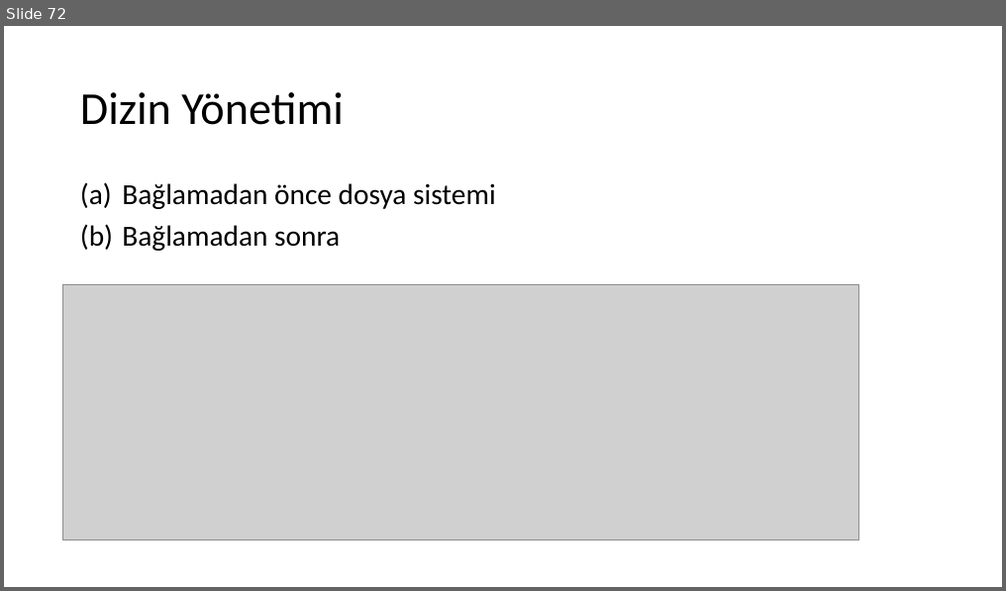
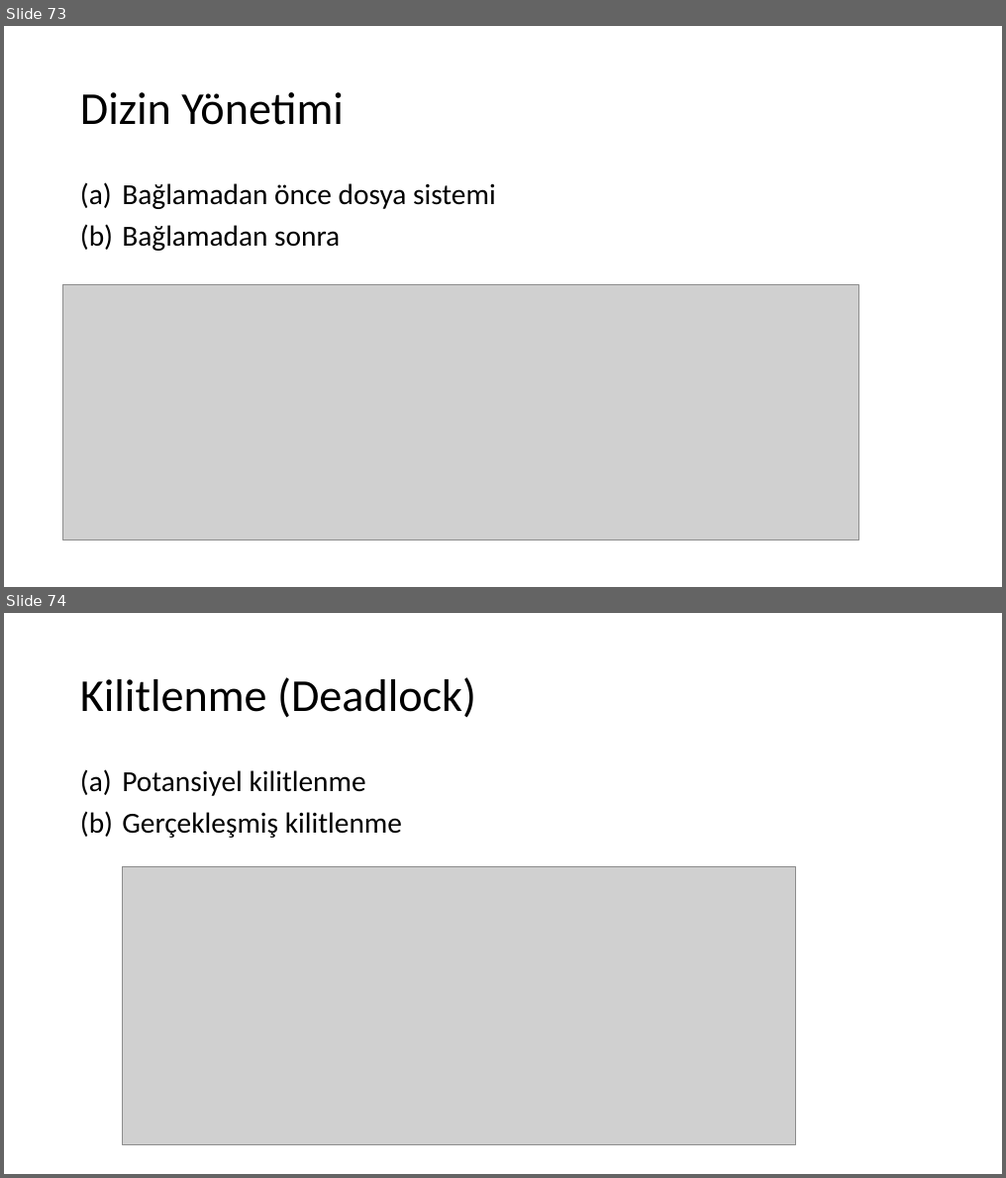
Before and after one commit to sercankulcu/sercankulcu.github.io, a slide deck: assets/teaching/os/1_Bolum_1_Giris.pptx. Shown one above the other, each under a label of ours: slide 72 before the commit, slides 73 and 74 after it. The pictures are 1006x591 and 1006x1178 pixels, drawn with LibreOffice and Linux fonts; fonts in the diff are those of the drawing; grey boxes stand for pictures. Boxes give left, top, right and bottom in pixels: in the first picture for what was removed or moved away, otherwise in the second. Text is boxed around its words. In the diff, an @@ line names an element or a change of style, - is before the commit and + after.

```diff
--- a/assets/teaching/os/1_Bolum_1_Giris.pptx
+++ b/assets/teaching/os/1_Bolum_1_Giris.pptx
@@ slide 74 added at (x1=4, y1=613, x2=1002, y2=1174), background #FFFFFF @@
@@ title added at (x1=80, y1=677, x2=476, y2=718), 44 pt, text #000000 @@
+Kilitlenme (Deadlock)
@@ text added at (x1=122, y1=770, x2=402, y2=838), 28 pt, text #000000 @@
+(a) Potansiyel kilitlenme
+(b) Gerçekleşmiş kilitlenme
@@ picture added at (x1=122, y1=866, x2=796, y2=1146) @@
@@ what was slide 72 is now slide 73 @@
```
Also in this commit, not shown: 7 slides changed, 2 other slides added, 3 other files.
